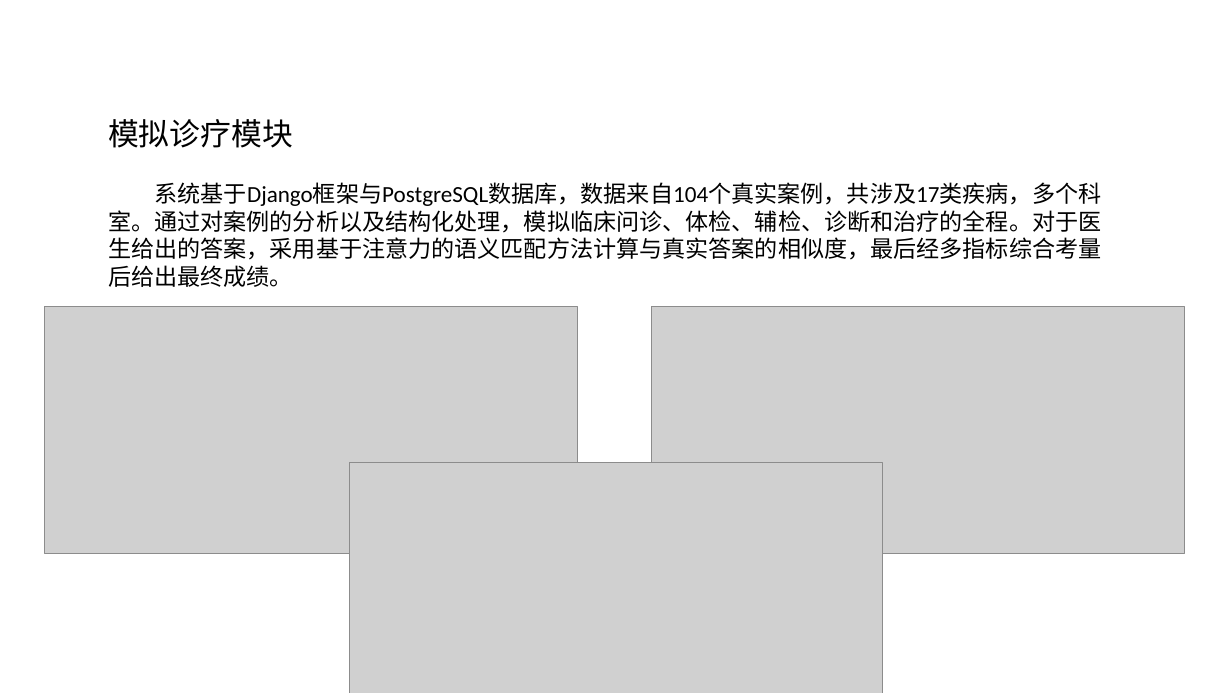
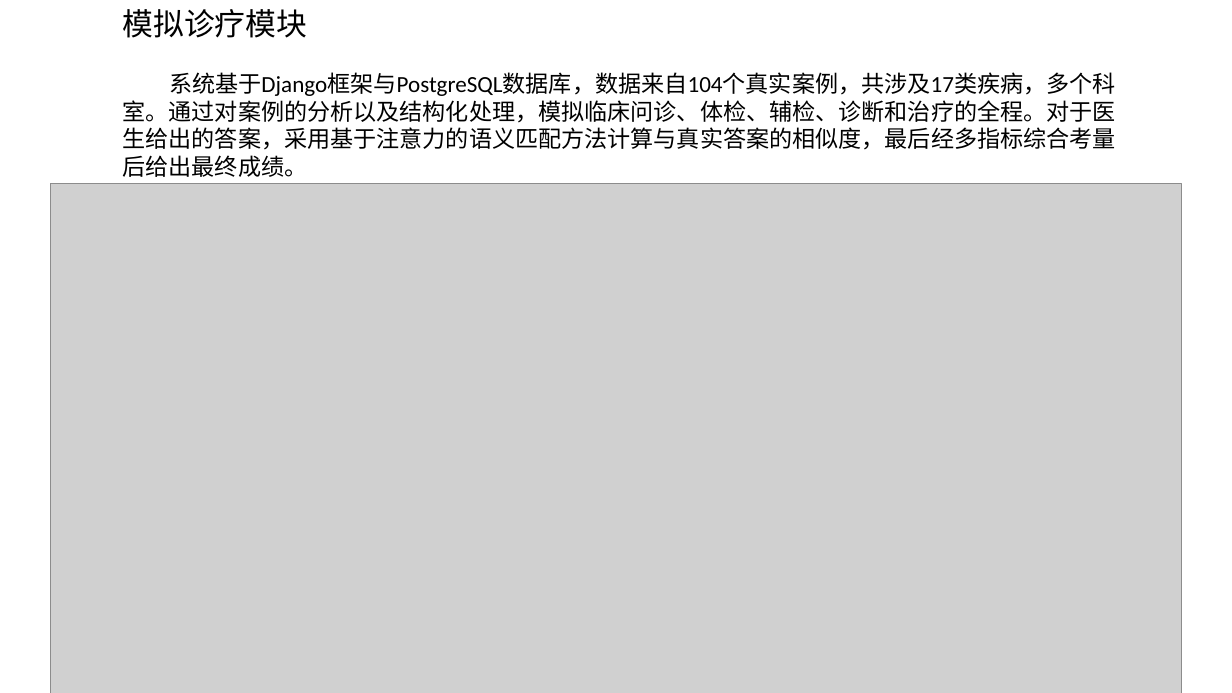
Before and after one commit to SCU-B418/Virtual-patient, a slide deck: slide 7 of 虚拟病人项目组汇报_190807.pptx (slide 6 before the commit). Drawn at 1232x693 pixels with LibreOffice and Linux fonts; fonts in the diff are those of the drawing; grey boxes stand for pictures. Boxes give left, top, right and bottom in pixels: in the first picture for what was removed or moved away, otherwise in the second. Text is boxed around its words. In the diff, an @@ line names an element or a change of style, - is before the commit and + after.

Commit message:
增加 系统展示

```diff
--- a/虚拟病人项目组汇报_190807.pptx
+++ b/虚拟病人项目组汇报_190807.pptx
@@ text "模拟诊疗模块": place and size @@
-text "模拟诊疗模块" at (108, 119, 1102, 287)
+text "模拟诊疗模块" at (123, 9, 1116, 177)
@@ picture: place and size @@
-picture at (45, 307, 579, 553)
+picture at (51, 184, 1181, 693)
@@ picture removed at (652, 307, 1185, 553) @@
@@ picture removed at (349, 463, 883, 693) @@
```
Also in this commit, not shown: 3 other slides changed, 9 slides added, 3 slides removed, 8 other files.
